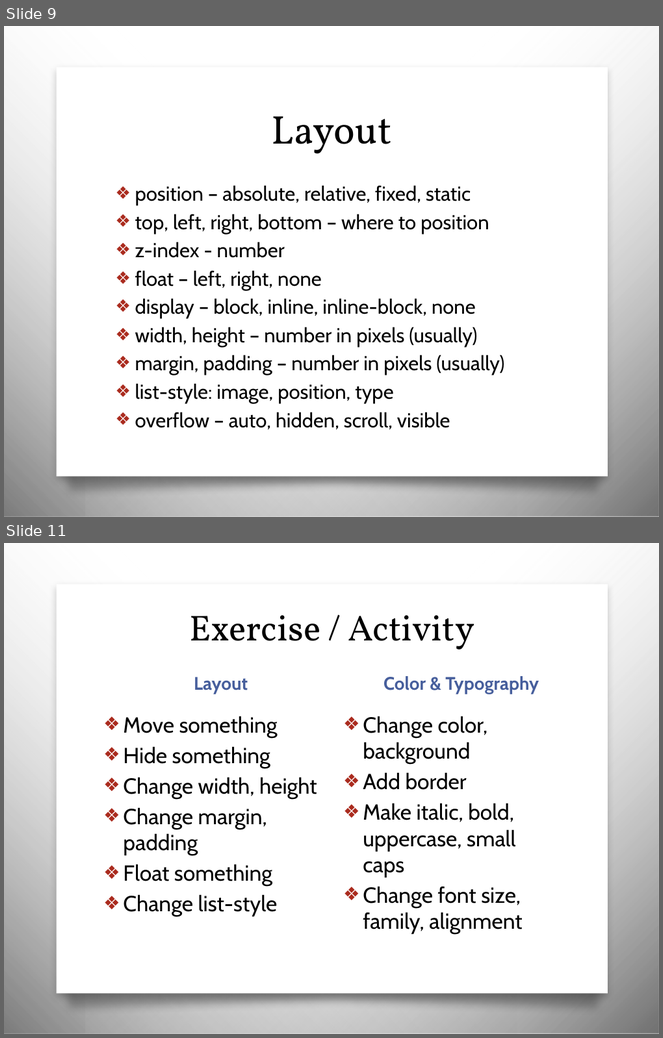
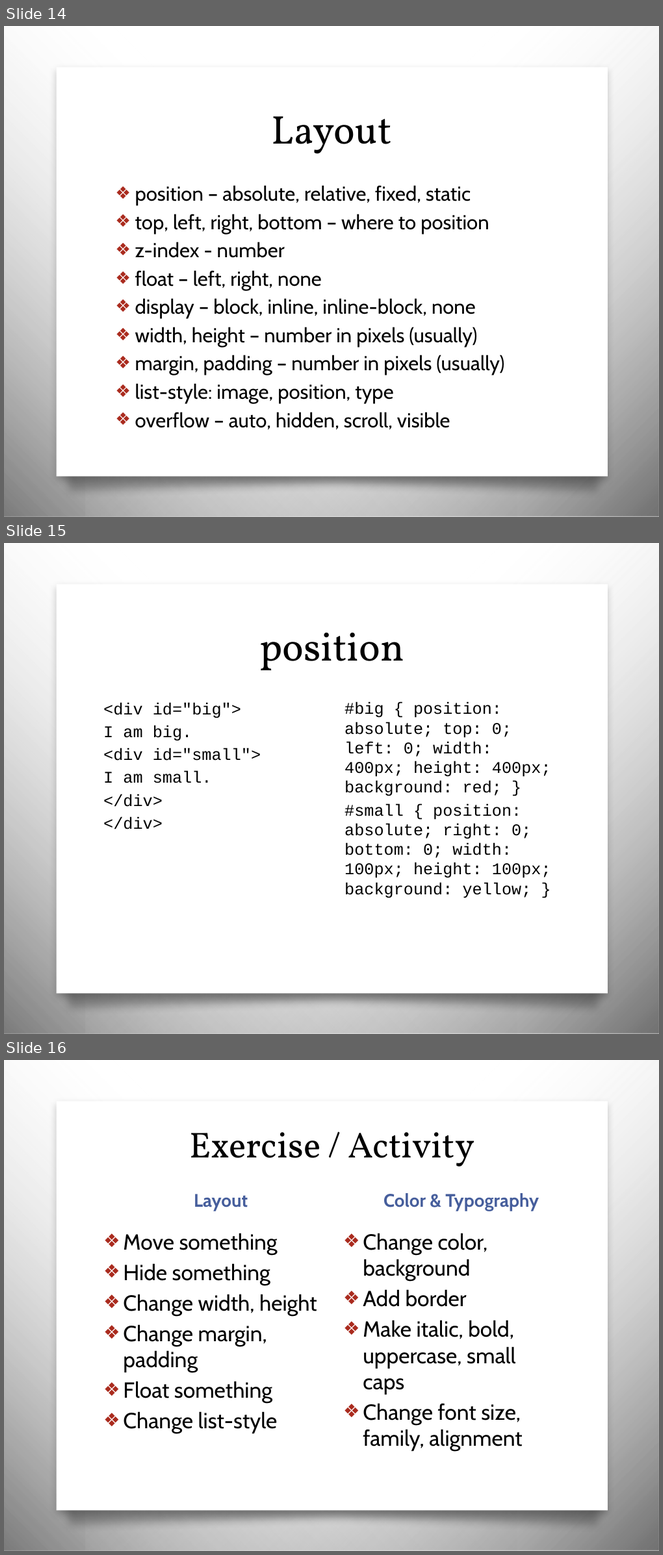
Before and after one commit to awayken/USF-ART329, a slide deck: slides/classthree/slides.pptx. Shown one above the other, each under a label of ours: slides 9 and 11 before the commit, slides 14, 15 and 16 after it; the slides between them are not shown. The pictures are 663x1038 and 663x1555 pixels, drawn with LibreOffice and Linux fonts; fonts in the diff are those of the drawing; background and template pictures are left out. Boxes give left, top, right and bottom in pixels: in the first picture for what was removed or moved away, otherwise in the second. Text is boxed around its words. In the diff, an @@ line names an element or a change of style, - is before the commit and + after.

```diff
--- a/slides/classthree/slides.pptx
+++ b/slides/classthree/slides.pptx
@@ slide 15 added at [4,543,659,1034], background picture (left out); not listed: 4 template elements that a slide beside it also shows @@
@@ title added at [259,633,404,670], 44 pt, text #000000 @@
+position
@@ text added at [103,702,261,830], 18 pt, text #000000 @@
+<div id="big">
+I am big.
+<div id="small">
+I am small.
+</div>
+</div>
@@ text added at [345,702,551,899], 18 pt, text #000000 @@
+#big { position: absolute; top: 0; left: 0; width: 400px; height: 400px; background: red; }
+#small { position: absolute; right: 0; bottom: 0; width: 100px; height: 100px; background: yellow; }
@@ what was slide 9 is now slide 14 @@
@@ what was slide 11 is now slide 16 @@
```
Also in this commit, not shown: 1 slide changed, 4 other slides added, 3 other files.
